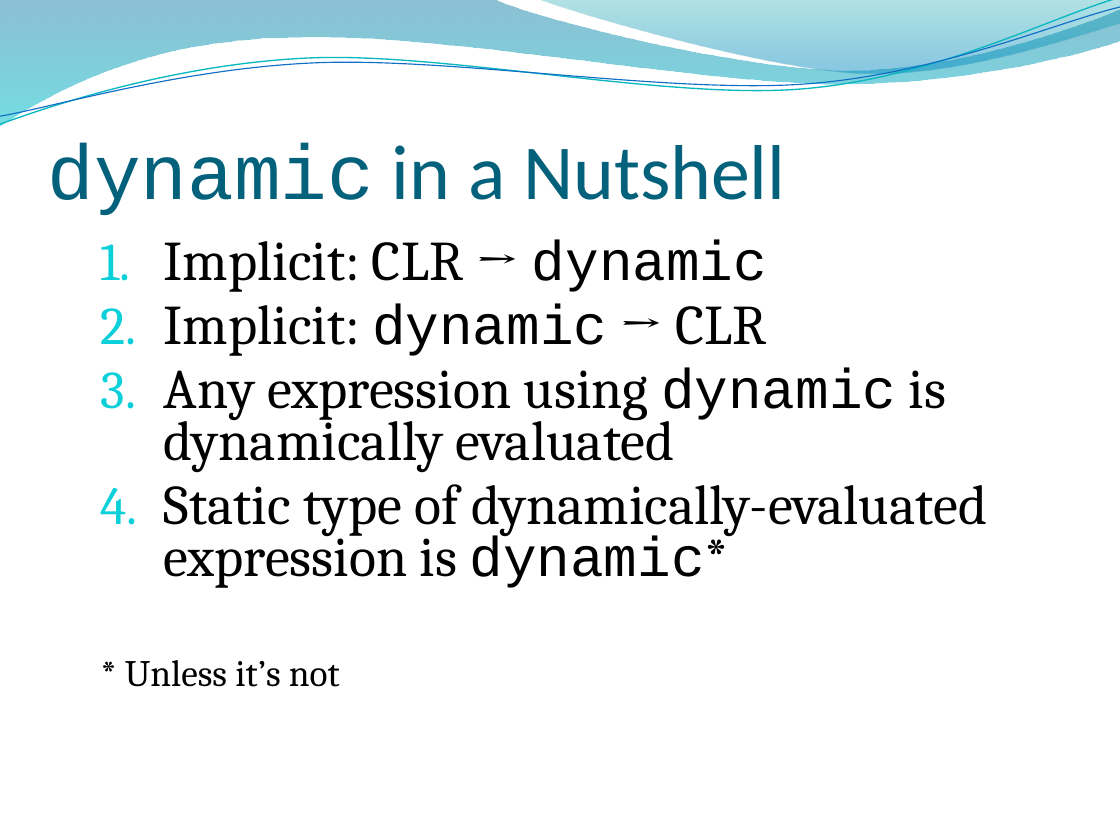
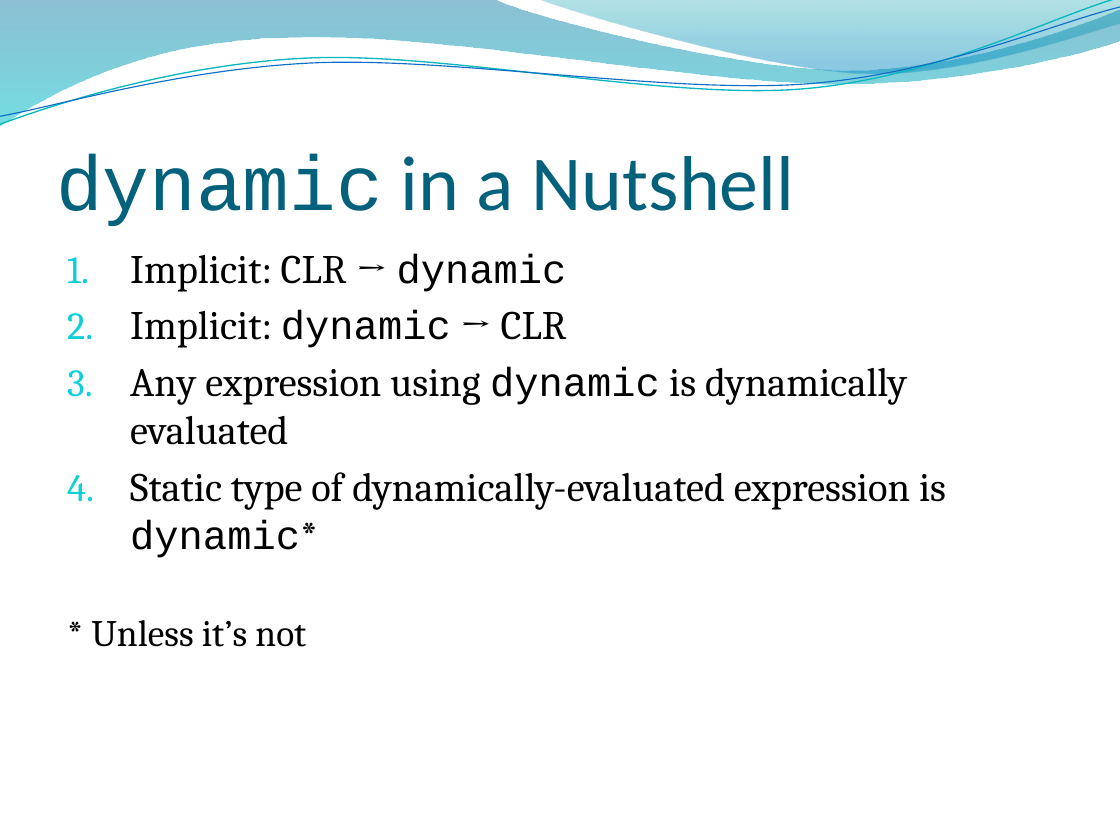
Before and after one commit to dahlbyk/Presentations, a slide deck: slide 14 of DLR/KDahlby.201006.KCDC.DLR.pptx. Drawn at 1120x840 pixels with LibreOffice and Linux fonts; fonts in the diff are those of the drawing; background and template pictures are left out. Boxes give left, top, right and bottom in pixels: in the first picture for what was removed or moved away, otherwise in the second. Text is boxed around its words. In the diff, an @@ line names an element or a change of style, - is before the commit and + after.

```diff
--- a/DLR/KDahlby.201006.KCDC.DLR.pptx
+++ b/DLR/KDahlby.201006.KCDC.DLR.pptx
@@ title "dynamic in a Nutshell": place and size @@
-title "dynamic in a Nutshell" at <box>47,142,786,215</box>
+title "dynamic in a Nutshell" at <box>56,154,795,226</box>
@@ title "dynamic in a Nutshell" at <box>56,154,795,226</box>: vertical alignment top to bottom @@
@@ text "Implicit: CLR → dynamic": place and size @@
-text "Implicit: CLR → dynamic" at <box>125,240,987,687</box>
+text "Implicit: CLR → dynamic" at <box>91,253,946,647</box>
@@ text "Implicit: CLR → dynamic" at <box>91,253,946,647</box>: size 36 to 26 pt; line spacing 0.78 to 1; less space between paragraphs @@
```
Also in this commit, not shown: 29 other slides changed, 1 slide added.
